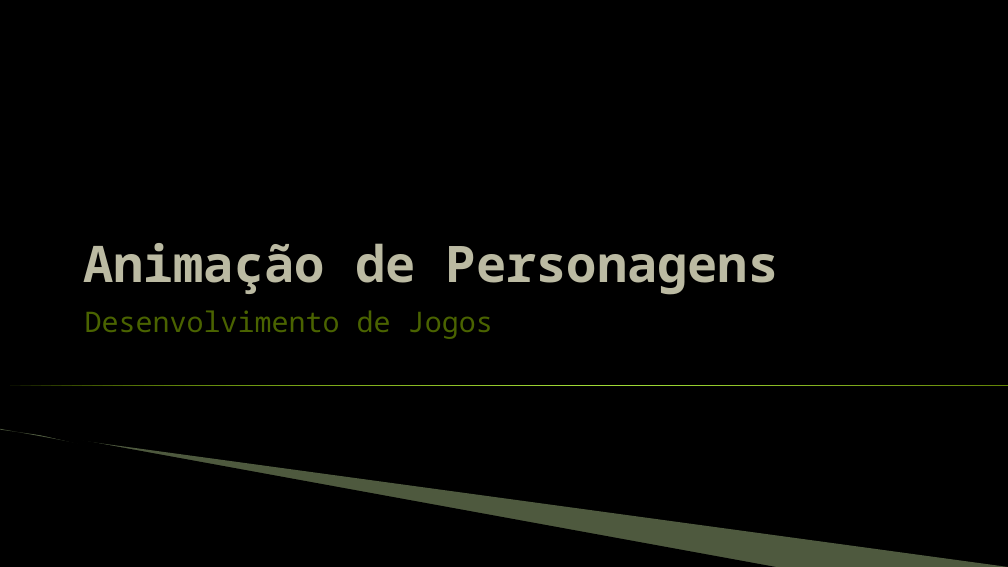
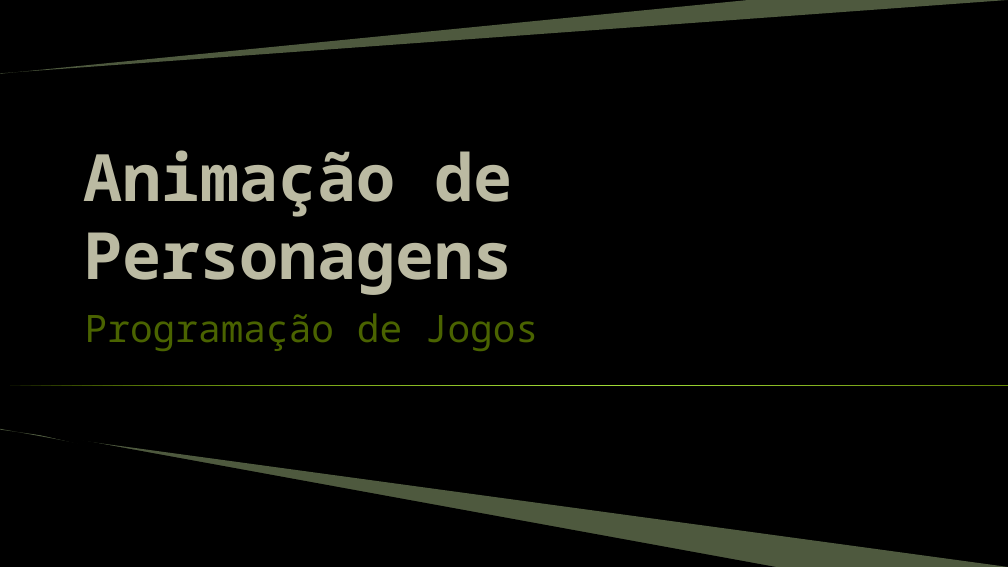
Before and after one commit to JudsonSS/Jogos, a slide deck: slide 1 of Slides/13. Animação de Personagens.pptx. Drawn at 1008x567 pixels with LibreOffice and Linux fonts; fonts in the diff are those of the drawing; background and template pictures are left out. Boxes give left, top, right and bottom in pixels: in the first picture for what was removed or moved away, otherwise in the second. Text is boxed around its words. In the diff, an @@ line names an element or a change of style, - is before the commit and + after.

```diff
--- a/Slides/13. Animação de Personagens.pptx
+++ b/Slides/13. Animação de Personagens.pptx
@@ freeform shape added at (x1=0, y1=0, x2=1008, y2=74), fill #C3E19D at 40% opacity @@
@@ title "Animação de Personagens" at (x1=83, y1=150, x2=513, y2=295): size 48 to 62 pt @@
@@ subtitle at (x1=85, y1=313, x2=538, y2=351): text changed; size 27 to 36 pt @@
-Desenvolvimento de Jogos
+Programação de Jogos
```
Also in this commit, not shown: 7 other slides changed.
